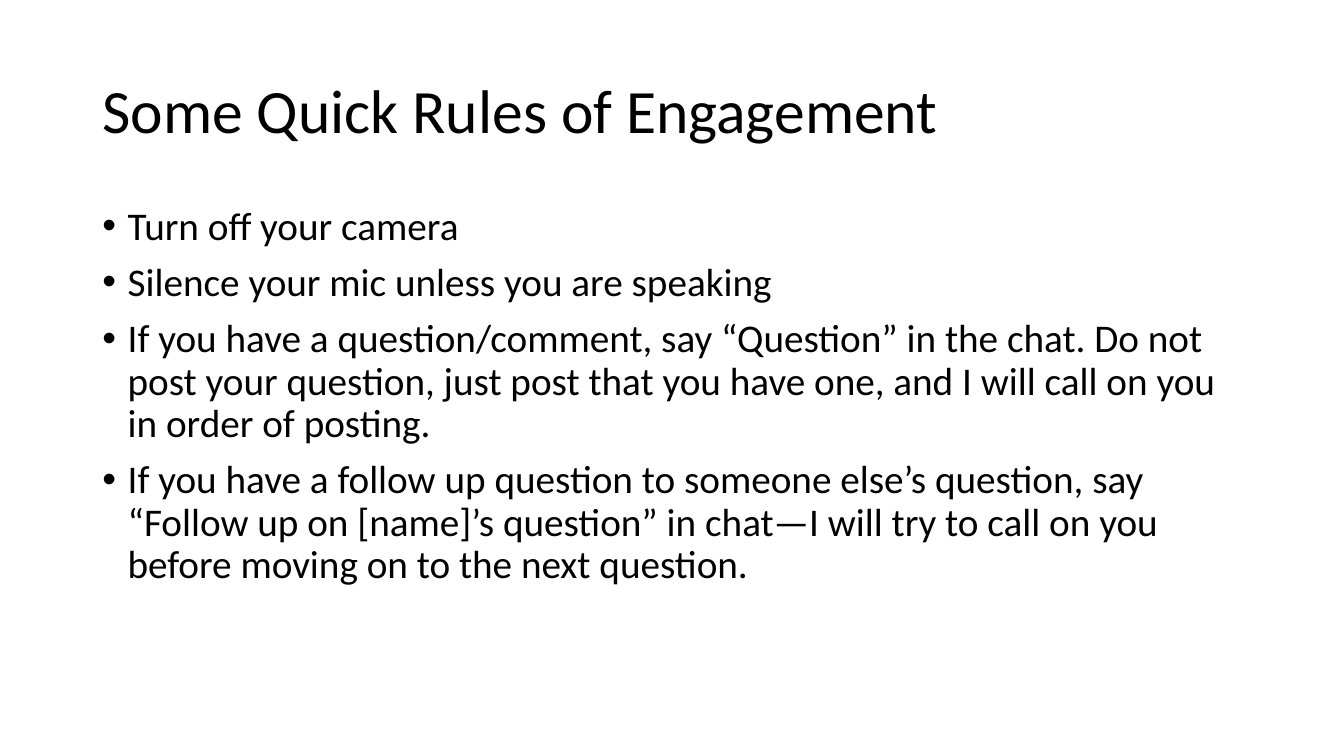
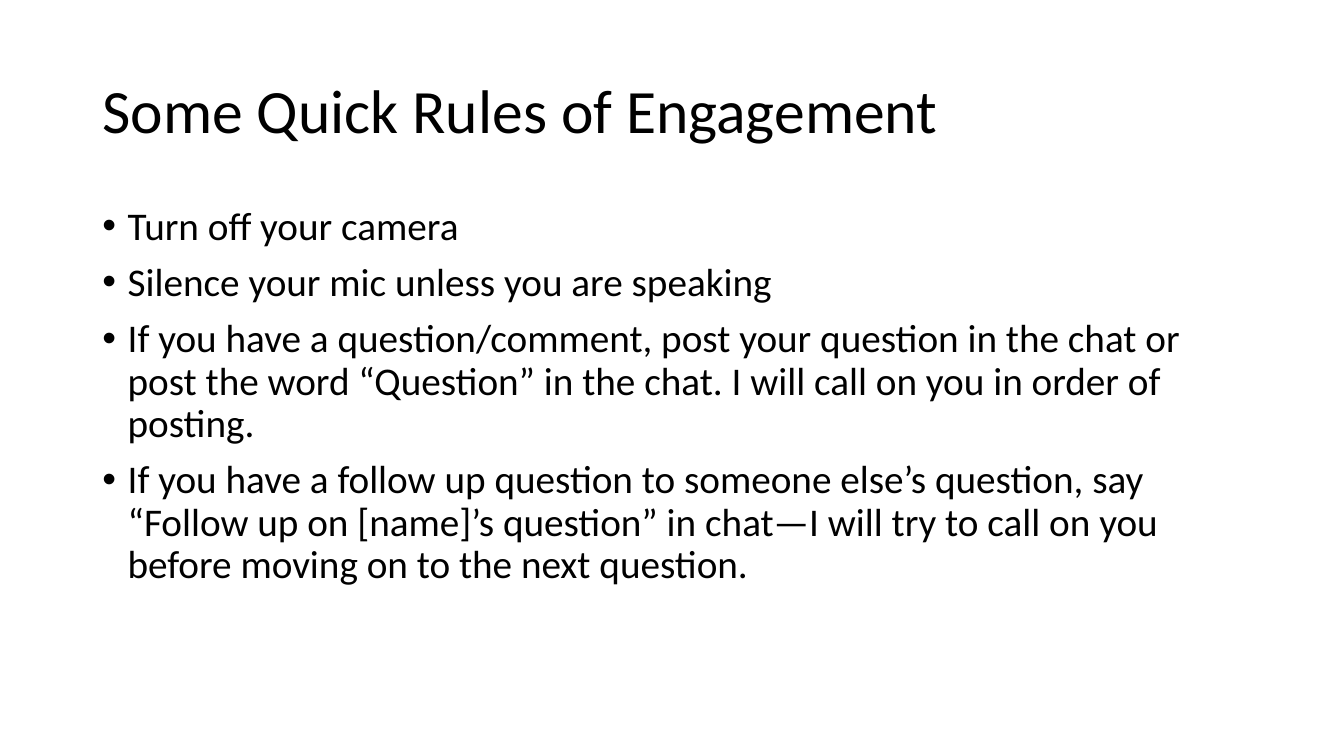
Before and after one commit to ochyzh/POL478, a slide deck: slide 2 of public/materials/01_Introduction.pptx. Drawn at 1344x756 pixels with LibreOffice and Linux fonts; fonts in the diff are those of the drawing. Boxes give left, top, right and bottom in pixels: in the first picture for what was removed or moved away, otherwise in the second. Text is boxed around its words. In the diff, an @@ line names an element or a change of style, - is before the commit and + after.

```diff
--- a/public/materials/01_Introduction.pptx
+++ b/public/materials/01_Introduction.pptx
@@ text at bbox=[128, 324, 1179, 444]: text changed @@
-• If you have a question/comment, say “Question” in the chat. Do not post your question, just post that you have one, and I will call on you in order of posting.
+• If you have a question/comment, post your question in the chat or post the word “Question” in the chat. I will call on you in order of posting.
```
Also in this commit, not shown: 9 other slides changed.
